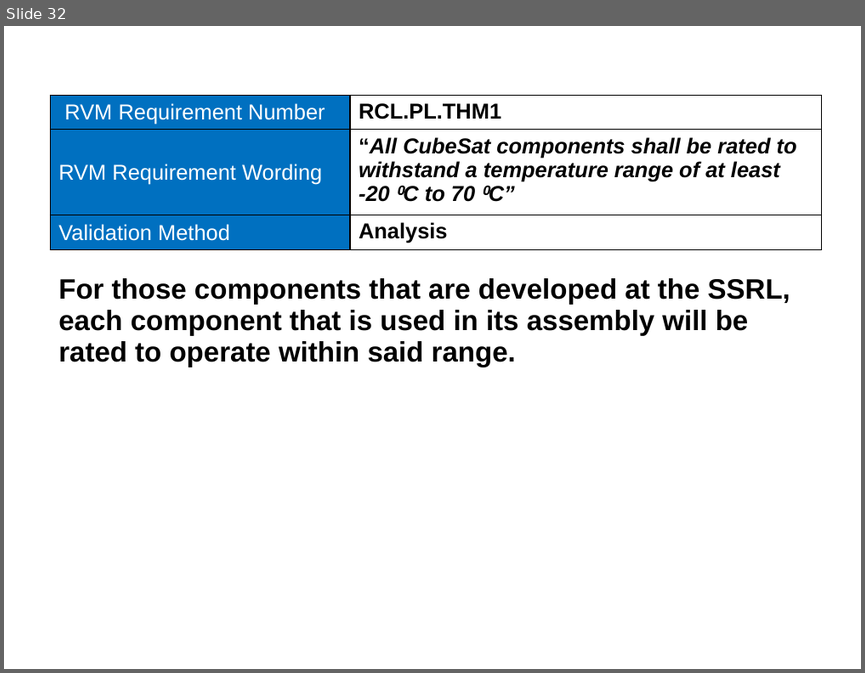
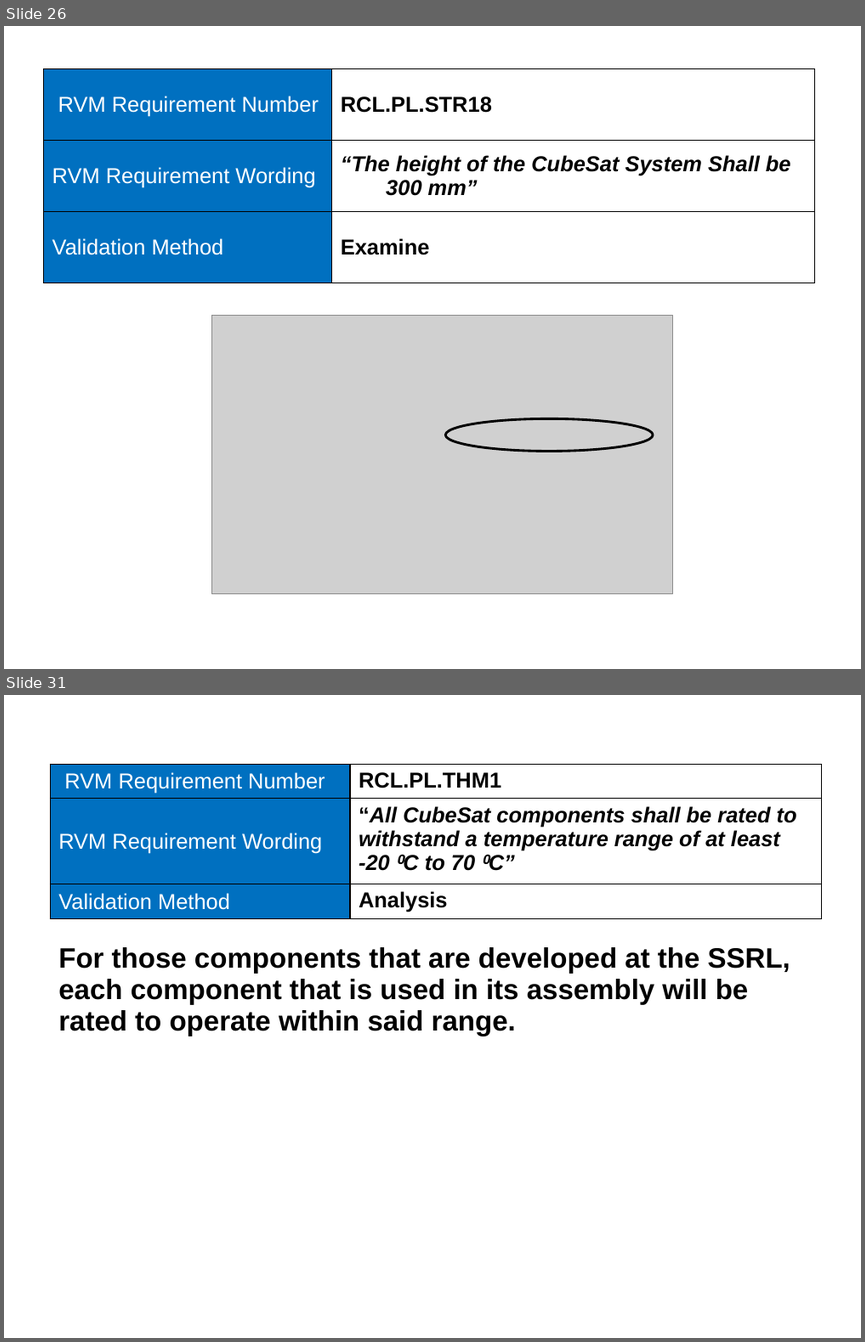
Before and after one commit to RascalSeniorDesign/Preliminary-Design, a slide deck: CMQA/Presentations/SRR Presentation.pptx. Shown one above the other, each under a label of ours: slide 32 before the commit, slides 26 and 31 after it; the slides between them are not shown. The pictures are 865x673 and 865x1342 pixels, drawn with LibreOffice and Linux fonts; fonts in the diff are those of the drawing; grey boxes stand for pictures; background and template pictures are left out. Boxes give left, top, right and bottom in pixels: in the first picture for what was removed or moved away, otherwise in the second. Text is boxed around its words. In the diff, an @@ line names an element or a change of style, - is before the commit and + after.

```diff
--- a/CMQA/Presentations/SRR Presentation.pptx
+++ b/CMQA/Presentations/SRR Presentation.pptx
@@ slide 26 added at [4,26,861,669], background picture (left out) @@
@@ table added at [44,68,815,284], 3 rows, 2 columns @@
+RVM Requirement Number | RCL.PL.STR18
+RVM Requirement Wording | “The height of the CubeSat System Shall be 300 mm”
+Validation Method | Examine
@@ picture added at [212,315,673,594] @@
@@ ellipse added at [446,419,653,451], outline #000000 2.25 pt @@
@@ what was slide 32 is now slide 31 @@
```
Also in this commit, not shown: 4 slides changed, 8 other slides added, 11 slides removed.
